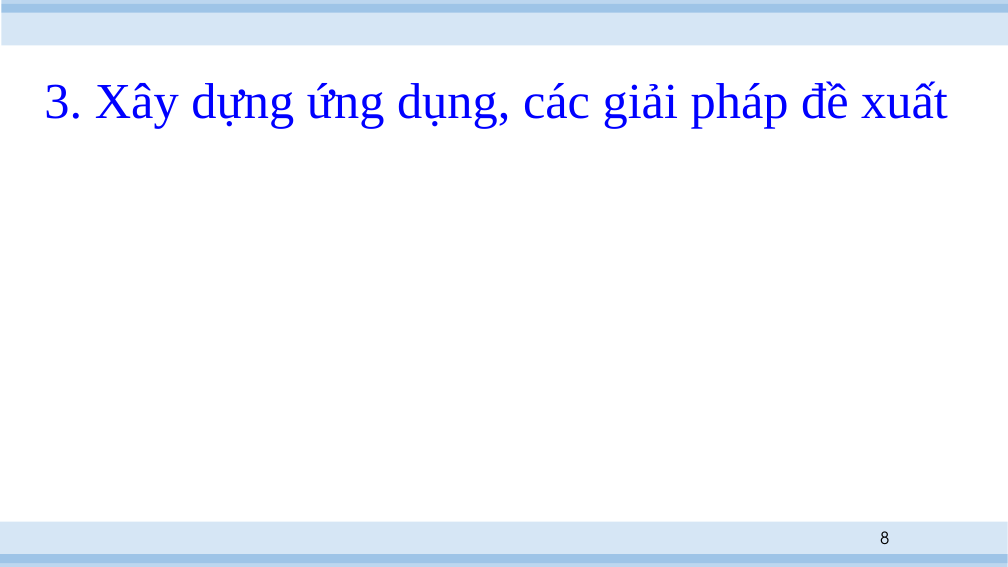
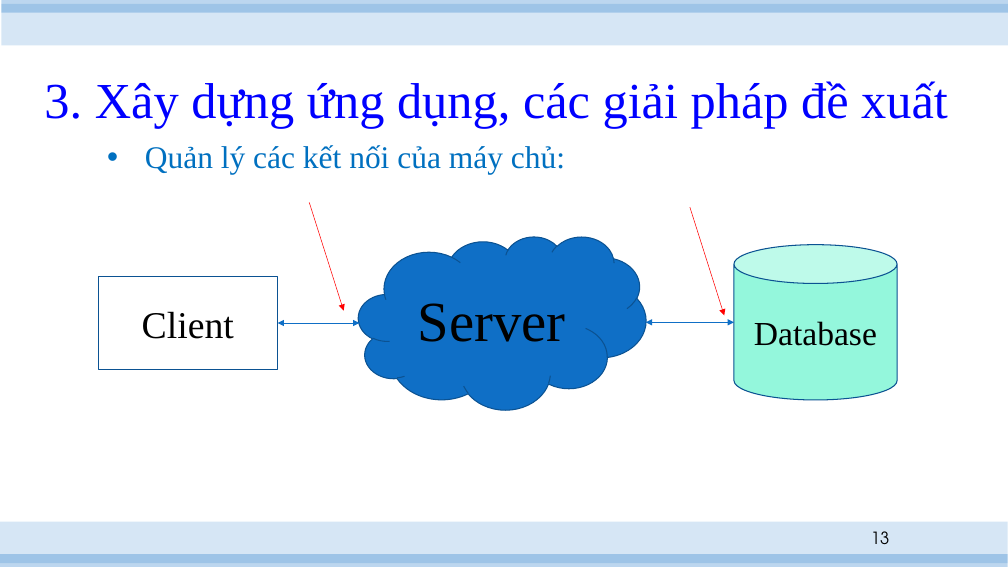
Before and after one commit to hvngoc/Presentation, a slide deck: slide 13 of slide.pptx (slide 8 before the commit). Drawn at 1008x567 pixels with LibreOffice and Linux fonts; fonts in the diff are those of the drawing. Boxes give left, top, right and bottom in pixels: in the first picture for what was removed or moved away, otherwise in the second. Text is boxed around its words. In the diff, an @@ line names an element or a change of style, - is before the commit and + after.

Commit message:
fixed

```diff
--- a/slide.pptx
+++ b/slide.pptx
@@ text added at (145,145,565,175), 30 pt, text #0070C0 @@
+• Quản lý các kết nối của máy chủ:
@@ arrow added from (309, 203) to (344, 311), #FF0000 0.5 pt @@
@@ arrow added from (690, 207) to (724, 315), #FF0000 0.5 pt @@
@@ cloud added at (358,237,646,410), fill #0F6FC6, outline #0B5292 1 pt, 54 pt, text #000000 @@
+Server
@@ cylinder added at (734,245,898,400), fill #94F7DC, outline #0B5292 1 pt, 32 pt, text #000000 @@
+Database
@@ rectangle added at (98,276,278,370), fill #FFFFFF, outline #0B5292 1 pt, 36 pt, text #000000 @@
+Client
@@ double arrow added from (278, 323) to (359, 323), #0F6FC6 0.5 pt @@
@@ double arrow added from (646, 322) to (734, 322), #0F6FC6 0.5 pt @@
@@ page number at (871,531,890,545): text changed @@
-8
+13
```
Also in this commit, not shown: 5 slides added.
